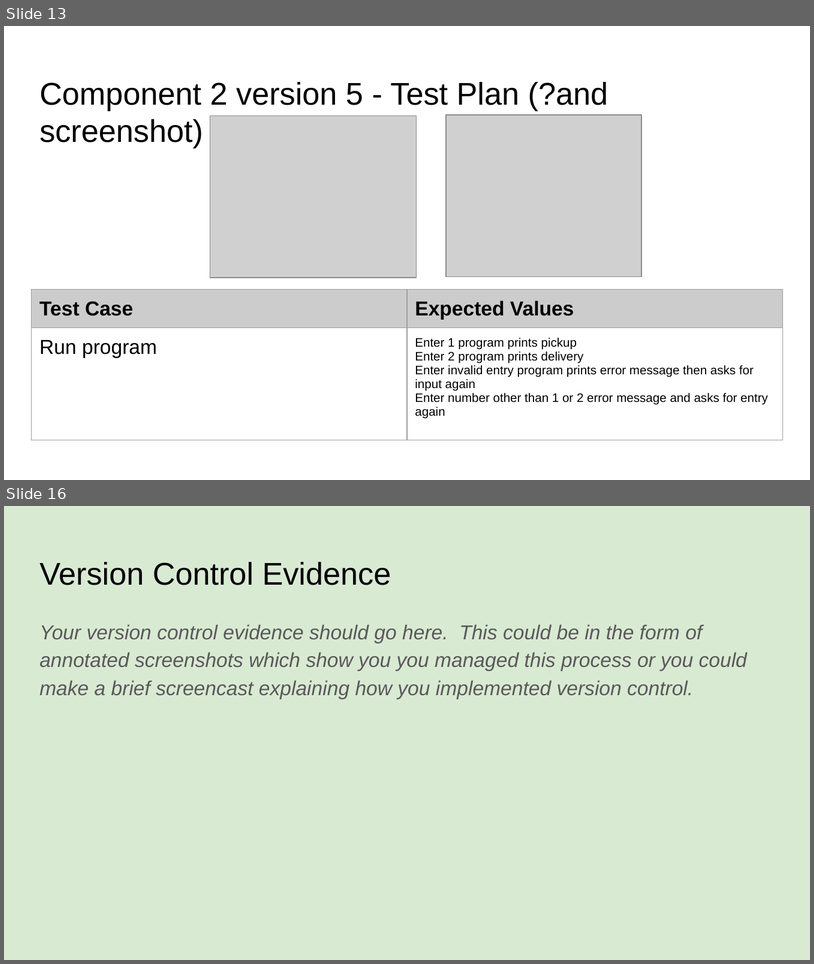
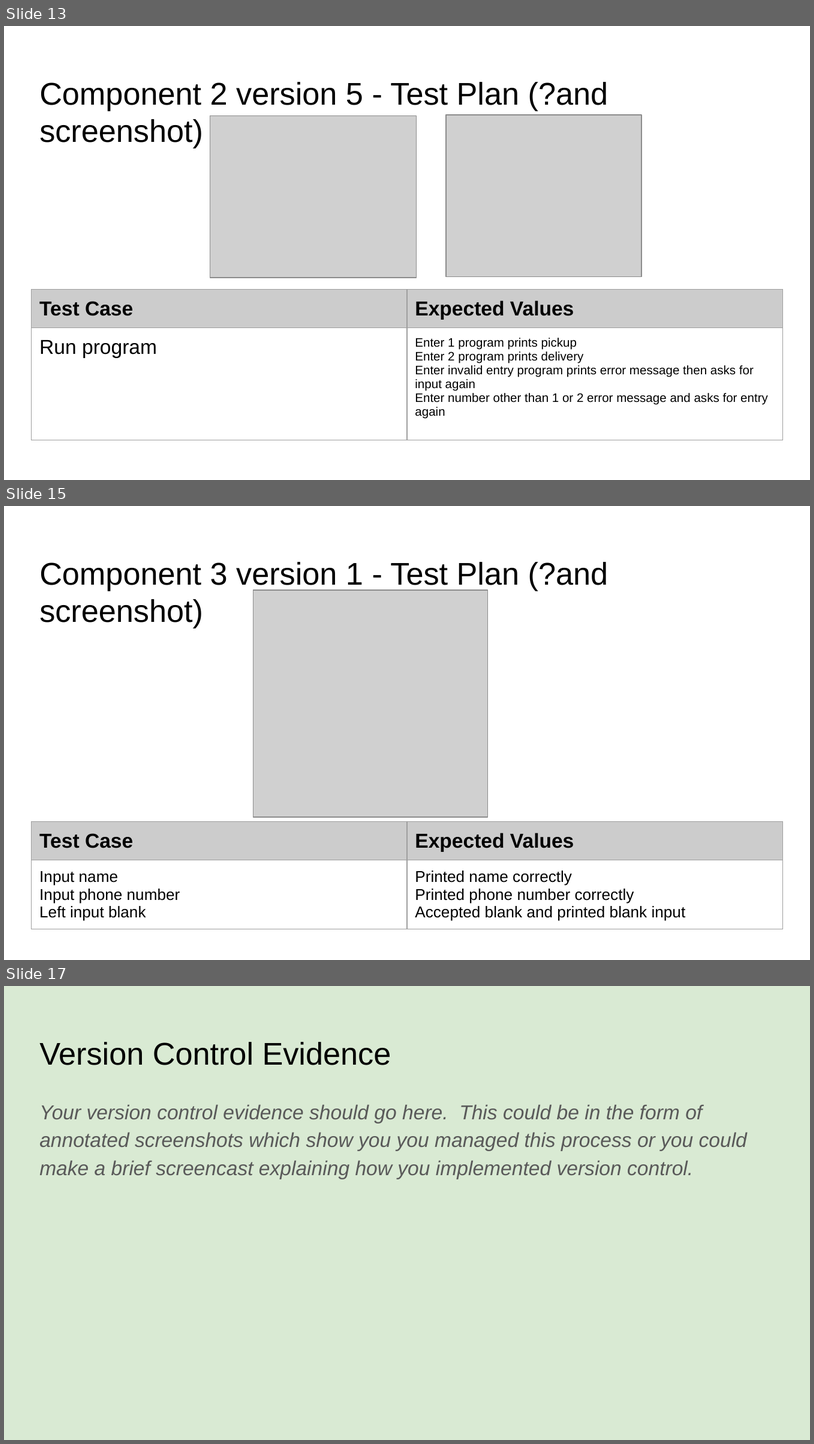
Before and after one commit to James-Wilde/Pizza_Bot, a slide deck: 022_91893+_+91897+Documentation.pptx. Shown one above the other, each under a label of ours: slides 13 and 16 before the commit, slides 13, 15 and 17 after it; the slides between them are not shown. The pictures are 814x964 and 814x1444 pixels, drawn with LibreOffice and Linux fonts; fonts in the diff are those of the drawing; grey boxes stand for pictures. Boxes give left, top, right and bottom in pixels: in the first picture for what was removed or moved away, otherwise in the second. Text is boxed around its words. In the diff, an @@ line names an element or a change of style, - is before the commit and + after.

Commit message:
Created version 1 of pickup function
Basic instructions and input for name and phone number

```diff
--- a/022_91893+_+91897+Documentation.pptx
+++ b/022_91893+_+91897+Documentation.pptx
@@ slide 15 added at (x1=4, y1=506, x2=810, y2=960), background #FFFFFF @@
@@ title added at (x1=39, y1=562, x2=609, y2=628), 28 pt, text #000000 @@
+Component 3 version 1 - Test Plan (?and screenshot)
@@ picture added at (x1=253, y1=590, x2=488, y2=816) @@
@@ table added at (x1=32, y1=822, x2=783, y2=934), 2 rows, 2 columns @@
+Test Case | Expected Values
+Input name / Input phone number / Left input blank | Printed name correctly / Printed phone number correctly / Accepted blank and printed blank input
@@ what was slide 16 is now slide 17 @@
```
Also in this commit, not shown: 2 slides changed, 1 other file.
